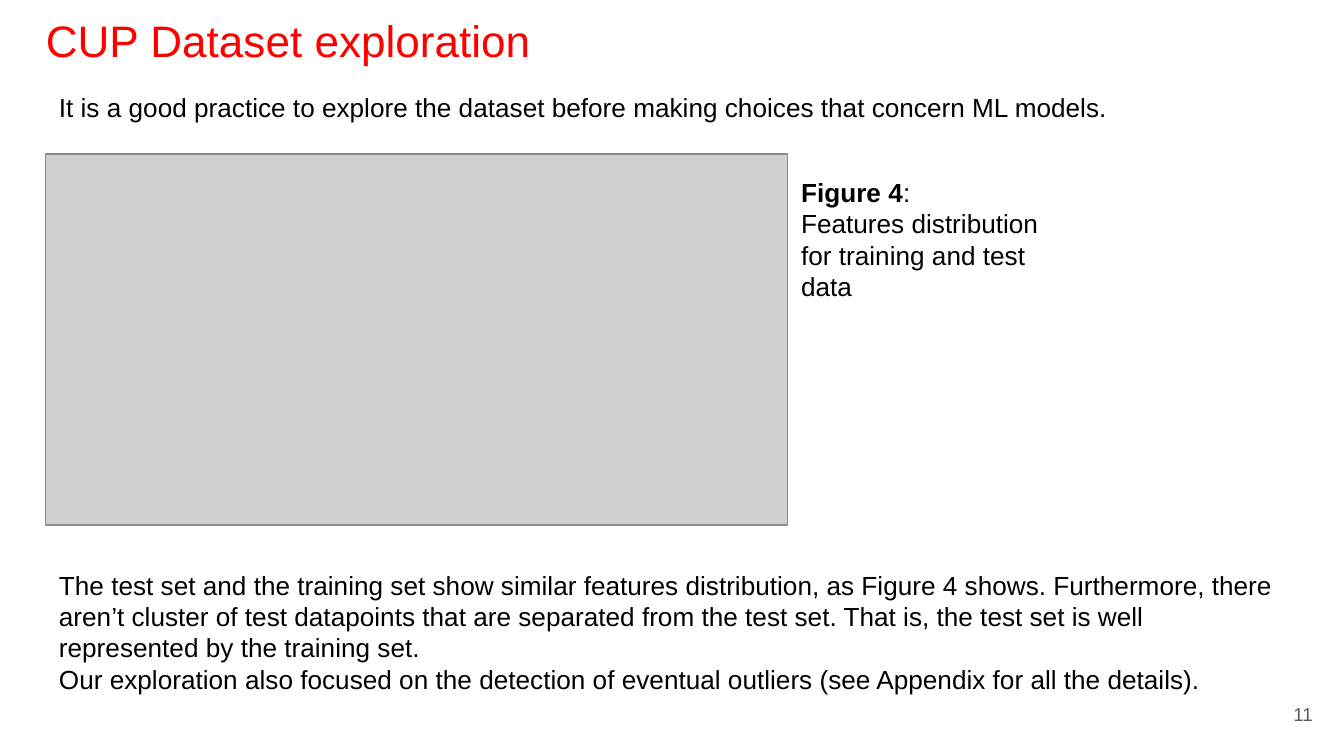
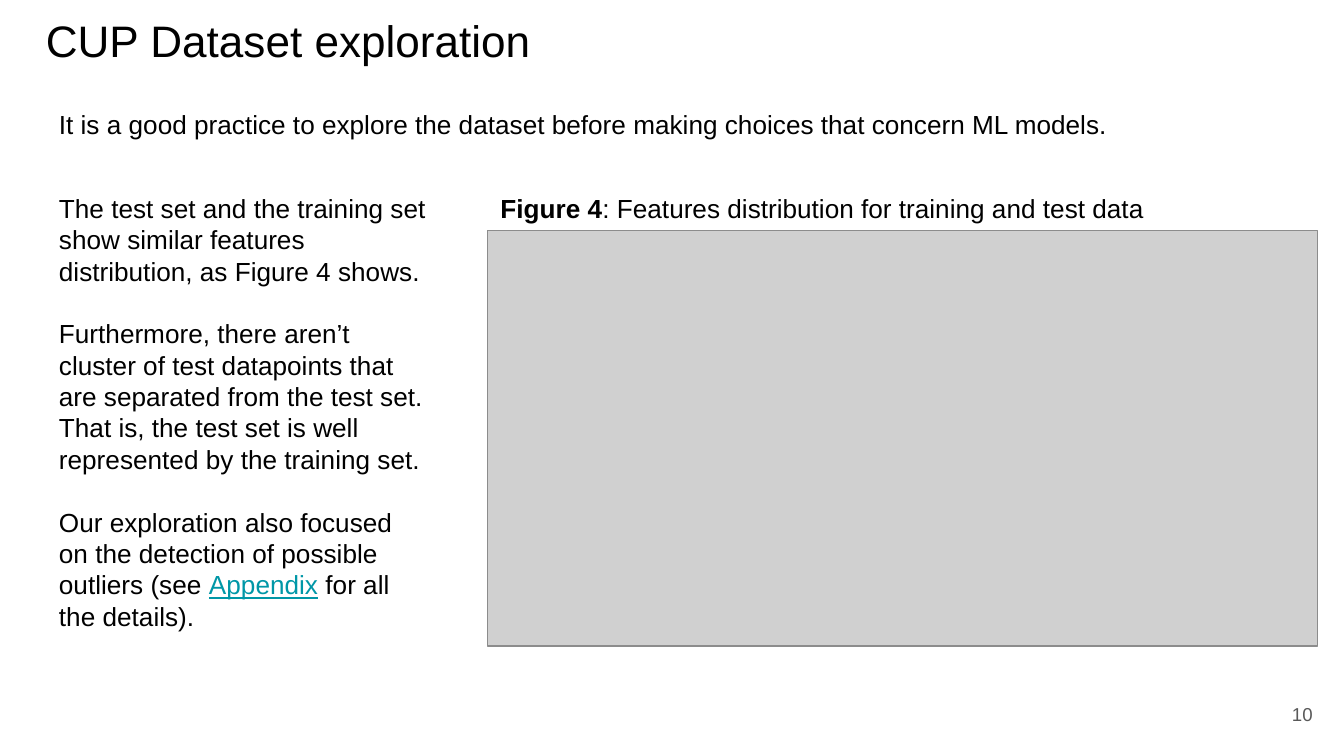
Before and after one commit to paolo-junior-mollica/machine-learning-project, a slide deck: slide 10 of relazione/ML-2023-PRJ-Slides-Demo.pptx (slide 11 before the commit). Drawn at 1344x756 pixels with LibreOffice and Linux fonts; fonts in the diff are those of the drawing; grey boxes stand for pictures. Boxes give left, top, right and bottom in pixels: in the first picture for what was removed or moved away, otherwise in the second. Text is boxed around its words. In the diff, an @@ line names an element or a change of style, - is before the commit and + after.

```diff
--- a/relazione/ML-2023-PRJ-Slides-Demo.pptx
+++ b/relazione/ML-2023-PRJ-Slides-Demo.pptx
@@ title "CUP Dataset exploration" at bbox=[46, 25, 531, 66]: text colour #FF0000 to #000000 @@
@@ text "It is a good practice ...": place and size @@
-text "It is a good practice ..." at bbox=[59, 98, 1107, 123]
+text "It is a good practice ..." at bbox=[59, 115, 1107, 140]
@@ text at bbox=[59, 199, 425, 632]: text changed @@
-The test set and the training set show similar features distribution, as Figure 4 shows. Furthermore, there aren’t cluster of test datapoints that are separated from the test set. That is, the test set is well represented by the training set.
-Our exploration also focused on the detection of eventual outliers (see Appendix for all the details).
+The test set and the training set show similar features distribution, as Figure 4 shows.
+Furthermore, there aren’t cluster of test datapoints that are separated from the test set. That is, the test set is well represented by the training set.
+Our exploration also focused on the detection of possible outliers (see Appendix for all the details).
@@ text at bbox=[500, 199, 1143, 224]: text changed @@
-Figure 4:
-Features distribution for training and test data
+Figure 4: Features distribution for training and test data
@@ picture: place and size @@
-picture at bbox=[46, 155, 788, 526]
+picture at bbox=[488, 231, 1318, 646]
@@ page number at bbox=[1292, 708, 1313, 721]: text changed @@
-11
+10
```
Also in this commit, not shown: 11 other slides changed, 5 slides added, 3 slides removed.
